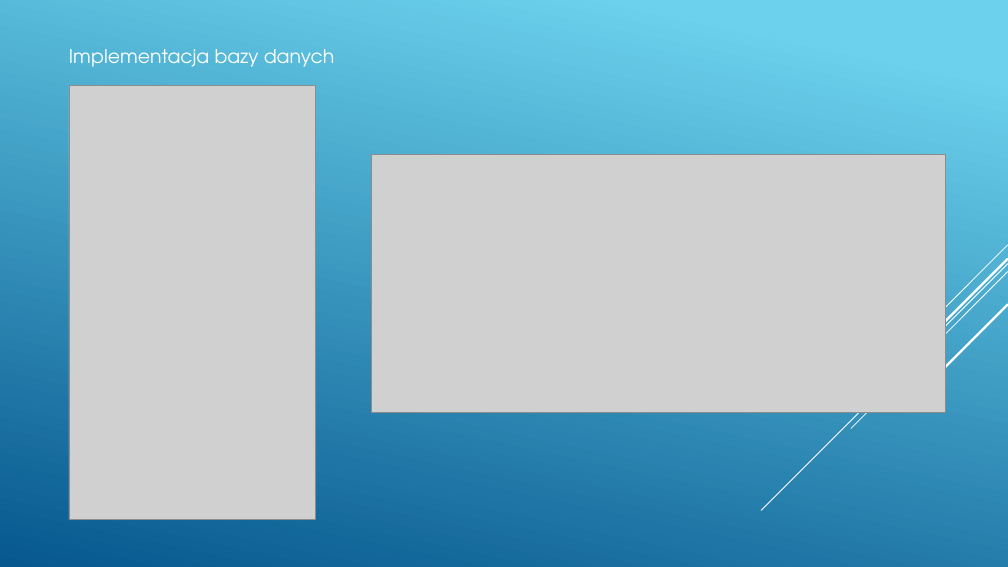
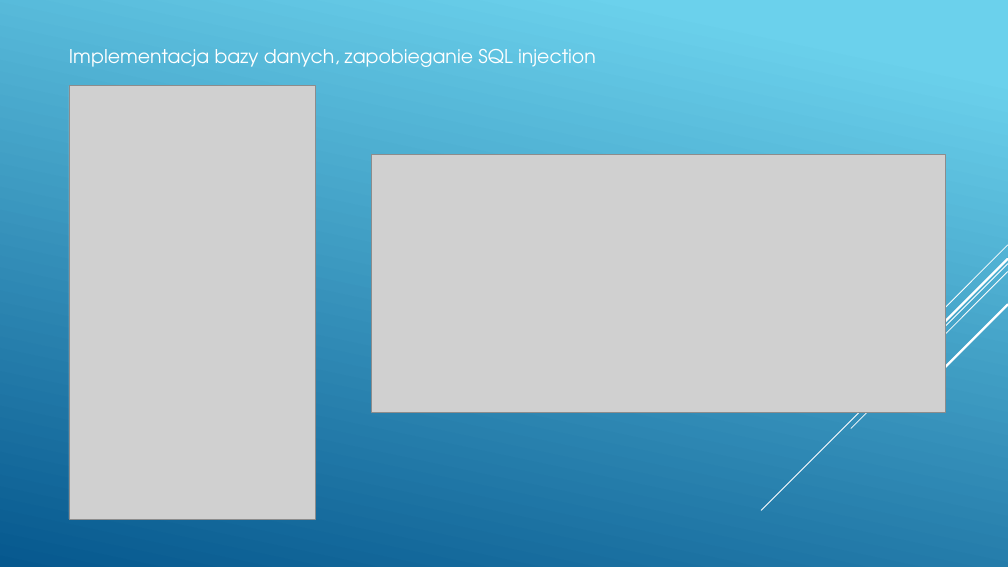
Before and after one commit to lazurastv/Password_manager, a slide deck: slide 5 of Outline.pptx. Drawn at 1008x567 pixels with LibreOffice and Linux fonts; fonts in the diff are those of the drawing; grey boxes stand for pictures. Boxes give left, top, right and bottom in pixels: in the first picture for what was removed or moved away, otherwise in the second. Text is boxed around its words. In the diff, an @@ line names an element or a change of style, - is before the commit and + after.

Commit message:
Added slide on xss and sql injection

```diff
--- a/Outline.pptx
+++ b/Outline.pptx
@@ text at <box>69,49,596,67</box>: text changed @@
-Implementacja bazy danych
+Implementacja bazy danych, zapobieganie SQL injection
```
Also in this commit, not shown: 1 slide added.
